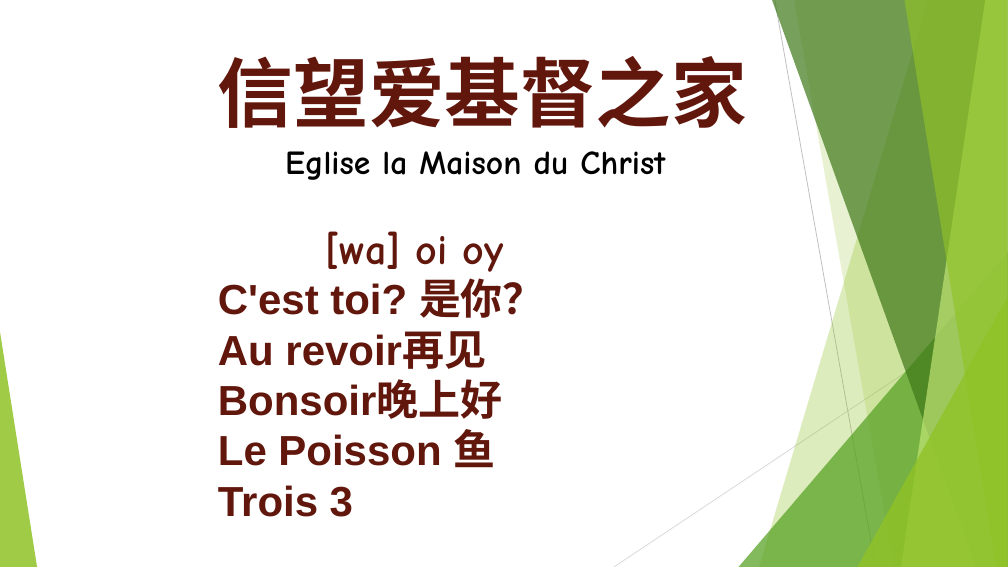
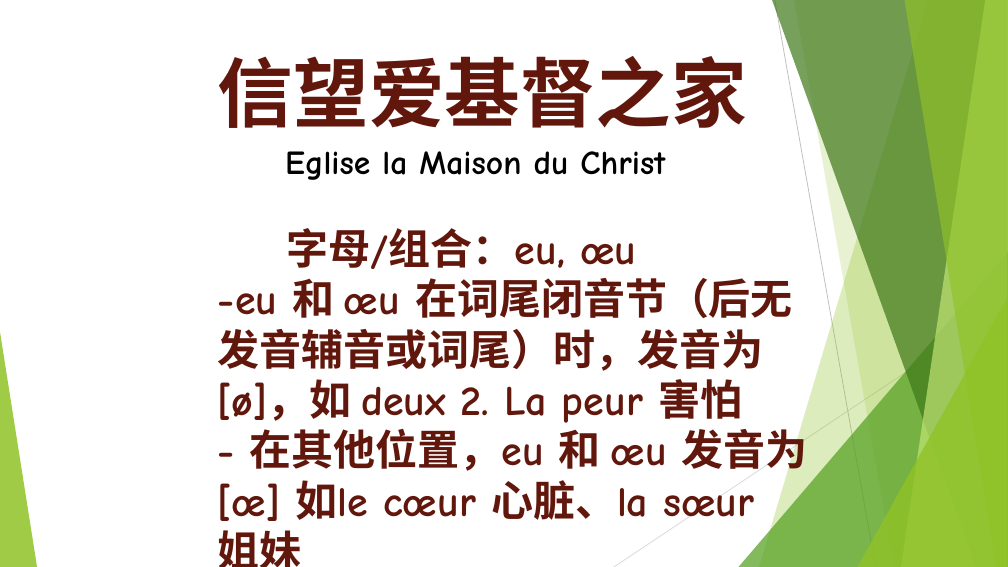
Before and after one commit to WANGZijian1994/SildePPT, a slide deck: slide 19 of template_français.pptx. Drawn at 1008x567 pixels with LibreOffice and Linux fonts; fonts in the diff are those of the drawing. Boxes give left, top, right and bottom in pixels: in the first picture for what was removed or moved away, otherwise in the second. Text is boxed around its words. In the diff, an @@ line names an element or a change of style, - is before the commit and + after.

```diff
--- a/template_français.pptx
+++ b/template_français.pptx
@@ text at [218,228,808,567]: text changed; font Arial to Comic Neue @@
-[wa] oi oy
-C'est toi? 是你？
-Au revoir再见
-Bonsoir晚上好
-Le Poisson 鱼
-Trois 3
+字母/组合：eu, œu
+-eu 和 œu 在词尾闭音节（后无发音辅音或词尾）时，发音为 [ø]，如 deux 2. La peur 害怕
+- 在其他位置，eu 和 œu 发音为 [œ] 如le cœur 心脏、la sœur 姐妹
```
Also in this commit, not shown: 3 other slides changed, 10 other files.
